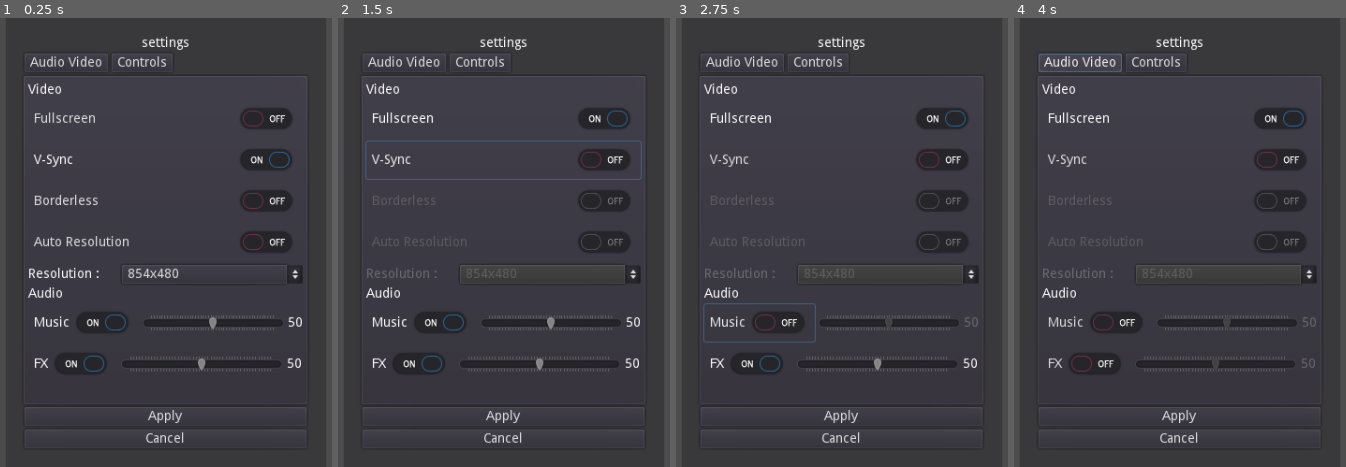
Above: before the commit, frames 1-4 (left to right).
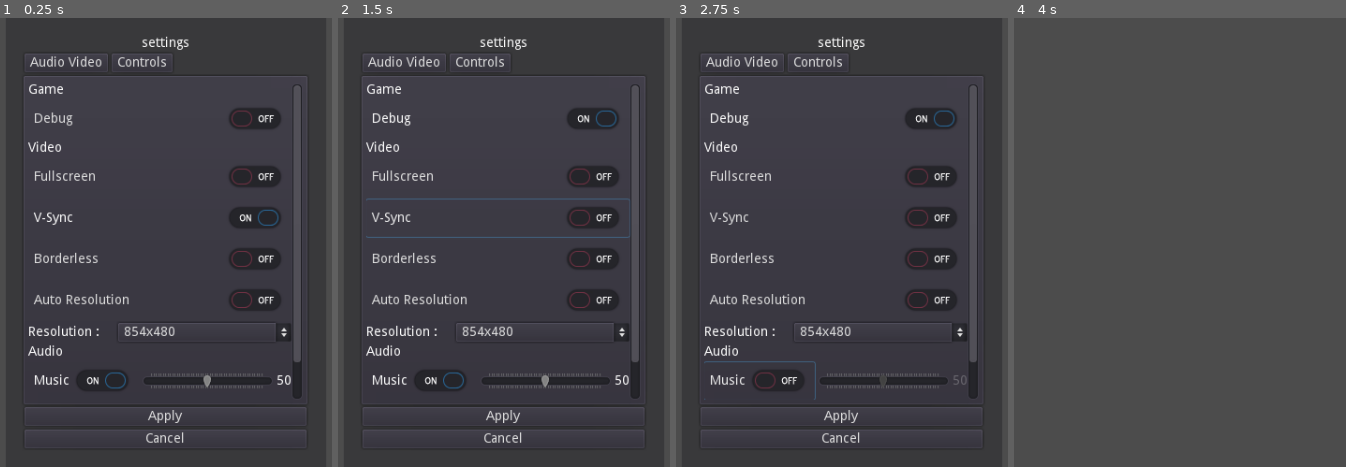
Above: after the commit, the same moments.

Repository: stalematestudio/ss-godot-game-boilerplate
Game: Godot game, scene res://scenes/Settings.tscn
Two runs of this game, one before a commit and one after it. Both use one fixed random seed, a clock stepped at 60 frames per second and the inputs below. This scene is started directly instead of the project's main scene.
Inputs (mouse positions are in pixels of both pictures, inside the frame that each line leads up to):
- Up to frame 1 (0.25 s): no input
- Up to frame 2 (1.5 s): click (497, 116) at 0.5 s, where only the run after the commit has a clickable "Debug"; click "V-Sync" at 1.25 s
- Up to frame 3 (2.75 s): click "Music" at 2 s
- Up to frame 4 (4 s): click "FX" at 2.75 s; click (1080, 62) at 3.5 s, where only the run before the commit has a clickable "Audio Video"

The runs differ from the first frame. In frame 1, 8.7% of the frame differs, in the area x 8-92%, y 14-85%; in frame 2, 9.0%; in frame 3, 8.1%; in frame 4, 11%, in the area x 6-94%, y 4-97%.

Commit message:
Added scroll bar to settings

Diff:
--- /dev/null
+++ b/scenes/Debug.tscn
@@ -0,0 +1,31 @@
+[gd_scene format=2]
+
+[node name="Debug" type="Panel"]
+anchor_left = 0.9
+anchor_right = 1.0
+anchor_bottom = 0.1
+__meta__ = {
+"_edit_use_anchors_": false
+}
+
+[node name="VBoxContainer" type="VBoxContainer" parent="."]
+anchor_right = 1.0
+anchor_bottom = 1.0
+__meta__ = {
+"_edit_use_anchors_": false
+}
+
+[node name="HBoxContainer" type="HBoxContainer" parent="VBoxContainer"]
+margin_right = 85.0
+margin_bottom = 14.0
+
+[node name="FPS_Label" type="Label" parent="VBoxContainer/HBoxContainer"]
+margin_right = 34.0
+margin_bottom = 14.0
+text = "FPS : "
+
+[node name="FPS_Display" type="Label" parent="VBoxContainer/HBoxContainer"]
+margin_left = 38.0
+margin_right = 54.0
+margin_bottom = 14.0
+text = "45"
--- a/scenes/Settings.tscn
+++ b/scenes/Settings.tscn
@@ -63,52 +63,76 @@
 anchor_right = 1.0
 anchor_bottom = 1.0
 margin_left = 4.0
+margin_top = 8.0
 margin_right = -4.0
 margin_bottom = -4.0
 
-[node name="VBC" type="VBoxContainer" parent="VBC/Settings_Tabs/AV_Settings"]
-anchor_right = 1.0
-__meta__ = {
-"_edit_use_anchors_": false
-}
-
-[node name="Video" type="Label" parent="VBC/Settings_Tabs/AV_Settings/VBC"]
-margin_right = 293.0
+[node name="AV_Scroll" type="ScrollContainer" parent="VBC/Settings_Tabs/AV_Settings"]
+anchor_right = 1.0
+anchor_bottom = 1.0
+follow_focus = true
+scroll_horizontal_enabled = false
+__meta__ = {
+"_edit_use_anchors_": false
+}
+
+[node name="AV_VBC" type="VBoxContainer" parent="VBC/Settings_Tabs/AV_Settings/AV_Scroll"]
+margin_right = 281.0
+margin_bottom = 382.0
+size_flags_horizontal = 3
+__meta__ = {
+"_edit_use_anchors_": false
+}
+
+[node name="Game" type="Label" parent="VBC/Settings_Tabs/AV_Settings/AV_Scroll/AV_VBC"]
+margin_right = 281.0
 margin_bottom = 14.0
+text = "Game"
+
+[node name="Debug_CheckButton" type="CheckButton" parent="VBC/Settings_Tabs/AV_Settings/AV_Scroll/AV_VBC"]
+margin_top = 18.0
+margin_right = 281.0
+margin_bottom = 58.0
+text = "Debug"
+
+[node name="Video" type="Label" parent="VBC/Settings_Tabs/AV_Settings/AV_Scroll/AV_VBC"]
+margin_top = 62.0
+margin_right = 281.0
+margin_bottom = 76.0
 text = "Video"
 
-[node name="FullScreen_CheckButton" type="CheckButton" parent="VBC/Settings_Tabs/AV_Settings/VBC"]
-margin_top = 18.0
-margin_right = 293.0
-margin_bottom = 58.0
+[node name="FullScreen_CheckButton" type="CheckButton" parent="VBC/Settings_Tabs/AV_Settings/AV_Scroll/AV_VBC"]
+margin_top = 80.0
+margin_right = 281.0
+margin_bottom = 120.0
 text = "Fullscreen"
 
-[node name="VSync_CheckButton" type="CheckButton" parent="VBC/Settings_Tabs/AV_Settings/VBC"]
-margin_top = 62.0
-margin_right = 293.0
-margin_bottom = 102.0
+[node name="VSync_CheckButton" type="CheckButton" parent="VBC/Settings_Tabs/AV_Settings/AV_Scroll/AV_VBC"]
+margin_top = 124.0
+margin_right = 281.0
+margin_bottom = 164.0
 text = "V-Sync"
 
-[node name="Borderless_CheckButton" type="CheckButton" parent="VBC/Settings_Tabs/AV_Settings/VBC"]
-margin_top = 106.0
-margin_right = 293.0
-margin_bottom = 146.0
+[node name="Borderless_CheckButton" type="CheckButton" parent="VBC/Settings_Tabs/AV_Settings/AV_Scroll/AV_VBC"]
+margin_top = 168.0
+margin_right = 281.0
+margin_bottom = 208.0
 text = "Borderless"
 
-[node name="ResolutionAuto_CheckButton" type="CheckButton" parent="VBC/Settings_Tabs/AV_Settings/VBC"]
-margin_top = 150.0
-margin_right = 293.0
-margin_bottom = 190.0
+[node name="ResolutionAuto_CheckButton" type="CheckButton" parent="VBC/Settings_Tabs/AV_Settings/AV_Scroll/AV_VBC"]
+margin_top = 212.0
+margin_right = 281.0
+margin_bottom = 252.0
 text = "Auto Resolution"
 
-[node name="Resolution_HBC" type="HBoxContainer" parent="VBC/Settings_Tabs/AV_Settings/VBC"]
-margin_top = 194.0
-margin_right = 293.0
-margin_bottom = 214.0
-
-[node name="Resolution_Label" type="Label" parent="VBC/Settings_Tabs/AV_Settings/VBC/Resolution_HBC"]
+[node name="Resolution_HBC" type="HBoxContainer" parent="VBC/Settings_Tabs/AV_Settings/AV_Scroll/AV_VBC"]
+margin_top = 256.0
+margin_right = 281.0
+margin_bottom = 276.0
+
+[node name="Resolution_Label" type="Label" parent="VBC/Settings_Tabs/AV_Settings/AV_Scroll/AV_VBC/Resolution_HBC"]
 margin_top = 3.0
-margin_right = 96.0
+margin_right = 92.0
 margin_bottom = 17.0
 size_flags_horizontal = 3
 size_flags_stretch_ratio = 0.5
@@ -117,25 +141,25 @@
 "_edit_use_anchors_": false
 }
 
-[node name="Resolution_Option" type="OptionButton" parent="VBC/Settings_Tabs/AV_Settings/VBC/Resolution_HBC"]
-margin_left = 100.0
-margin_right = 293.0
+[node name="Resolution_Option" type="OptionButton" parent="VBC/Settings_Tabs/AV_Settings/AV_Scroll/AV_VBC/Resolution_HBC"]
+margin_left = 96.0
+margin_right = 281.0
 margin_bottom = 20.0
 size_flags_horizontal = 3
 
-[node name="Audio" type="Label" parent="VBC/Settings_Tabs/AV_Settings/VBC"]
-margin_top = 218.0
-margin_right = 293.0
-margin_bottom = 232.0
+[node name="Audio" type="Label" parent="VBC/Settings_Tabs/AV_Settings/AV_Scroll/AV_VBC"]
+margin_top = 280.0
+margin_right = 281.0
+margin_bottom = 294.0
 text = "Audio"
 
-[node name="Music_HBC" type="HBoxContainer" parent="VBC/Settings_Tabs/AV_Settings/VBC"]
-margin_top = 236.0
-margin_right = 293.0
-margin_bottom = 276.0
-size_flags_horizontal = 3
-
-[node name="Music_CheckButton" type="CheckButton" parent="VBC/Settings_Tabs/AV_Settings/VBC/Music_HBC"]
+[node name="Music_HBC" type="HBoxContainer" parent="VBC/Settings_Tabs/AV_Settings/AV_Scroll/AV_VBC"]
+margin_top = 298.0
+margin_right = 281.0
+margin_bottom = 338.0
+size_flags_horizontal = 3
+
+[node name="Music_CheckButton" type="CheckButton" parent="VBC/Settings_Tabs/AV_Settings/AV_Scroll/AV_VBC/Music_HBC"]
 margin_right = 118.0
 margin_bottom = 40.0
 size_flags_horizontal = 3
@@ -145,9 +169,9 @@
 "_edit_use_anchors_": false
 }
 
-[node name="Music_Slider" type="HSlider" parent="VBC/Settings_Tabs/AV_Settings/VBC/Music_HBC"]
+[node name="Music_Slider" type="HSlider" parent="VBC/Settings_Tabs/AV_Settings/AV_Scroll/AV_VBC/Music_HBC"]
 margin_left = 122.0
-margin_right = 273.0
+margin_right = 261.0
 margin_bottom = 40.0
 size_flags_horizontal = 3
 size_flags_vertical = 1
@@ -159,9 +183,9 @@
 "_edit_use_anchors_": false
 }
 
-[node name="Music_Value" type="Label" parent="VBC/Settings_Tabs/AV_Settings/VBC/Music_HBC"]
-margin_left = 277.0
-margin_right = 293.0
+[node name="Music_Value" type="Label" parent="VBC/Settings_Tabs/AV_Settings/AV_Scroll/AV_VBC/Music_HBC"]
+margin_left = 265.0
+margin_right = 281.0
 margin_bottom = 40.0
 size_flags_horizontal = 3
 size_flags_vertical = 1
@@ -173,12 +197,12 @@
 "_edit_use_anchors_": false
 }
 
-[node name="FX_HBC" type="HBoxContainer" parent="VBC/Settings_Tabs/AV_Settings/VBC"]
-margin_top = 280.0
-margin_right = 293.0
-margin_bottom = 320.0
-
-[node name="FX_CheckButton" type="CheckButton" parent="VBC/Settings_Tabs/AV_Settings/VBC/FX_HBC"]
+[node name="FX_HBC" type="HBoxContainer" parent="VBC/Settings_Tabs/AV_Settings/AV_Scroll/AV_VBC"]
+margin_top = 342.0
+margin_right = 281.0
+margin_bottom = 382.0
+
+[node name="FX_CheckButton" type="CheckButton" parent="VBC/Settings_Tabs/AV_Settings/AV_Scroll/AV_VBC/FX_HBC"]
 margin_right = 95.0
 margin_bottom = 40.0
 size_flags_horizontal = 3
@@ -188,9 +212,9 @@
 "_edit_use_anchors_": false
 }
 
-[node name="FX_Slider" type="HSlider" parent="VBC/Settings_Tabs/AV_Settings/VBC/FX_HBC"]
+[node name="FX_Slider" type="HSlider" parent="VBC/Settings_Tabs/AV_Settings/AV_Scroll/AV_VBC/FX_HBC"]
 margin_left = 99.0
-margin_right = 271.0
+margin_right = 260.0
 margin_bottom = 40.0
 size_flags_horizontal = 3
 size_flags_vertical = 1
@@ -199,9 +223,9 @@
 rounded = true
 tick_count = 50
 
-[node name="FX_Value" type="Label" parent="VBC/Settings_Tabs/AV_Settings/VBC/FX_HBC"]
-margin_left = 275.0
-margin_right = 293.0
+[node name="FX_Value" type="Label" parent="VBC/Settings_Tabs/AV_Settings/AV_Scroll/AV_VBC/FX_HBC"]
+margin_left = 264.0
+margin_right = 281.0
 margin_bottom = 40.0
 size_flags_horizontal = 3
 size_flags_vertical = 1
@@ -218,9 +242,16 @@
 anchor_right = 1.0
 anchor_bottom = 1.0
 margin_left = 4.0
+margin_top = 8.0
 margin_right = -4.0
 margin_bottom = -4.0
 
+[node name="ScrollContainer" type="ScrollContainer" parent="VBC/Settings_Tabs/Controls"]
+margin_right = 40.0
+margin_bottom = 40.0
+
+[node name="VBoxContainer" type="VBoxContainer" parent="VBC/Settings_Tabs/Controls/ScrollContainer"]
+
 [node name="Apply" type="Button" parent="VBC"]
 margin_top = 396.0
 margin_right = 301.0
--- a/scripts/ConfigManager.gd
+++ b/scripts/ConfigManager.gd
@@ -14,6 +14,9 @@
 		]
 
 var config_data = {
+		"game":{
+			"debug":false
+		},
 		"video":{
 				"fullscreen": false,
 				"borderless": false,
--- a/scripts/Settings.gd
+++ b/scripts/Settings.gd
@@ -40,20 +40,20 @@
 	gui_cancel = $VBC/Cancel
 
 	# Video
-	gui_fullscreen = $VBC/Settings_Tabs/AV_Settings/VBC/FullScreen_CheckButton
-	gui_vsync = $VBC/Settings_Tabs/AV_Settings/VBC/VSync_CheckButton
-	gui_borderless = $VBC/Settings_Tabs/AV_Settings/VBC/Borderless_CheckButton
-	gui_resolution_auto = $VBC/Settings_Tabs/AV_Settings/VBC/ResolutionAuto_CheckButton
-	gui_resolution_label = $VBC/Settings_Tabs/AV_Settings/VBC/Resolution_HBC/Resolution_Label
-	gui_resolution_option = $VBC/Settings_Tabs/AV_Settings/VBC/Resolution_HBC/Resolution_Option
+	gui_fullscreen = $VBC/Settings_Tabs/AV_Settings/AV_Scroll/AV_VBC/FullScreen_CheckButton
+	gui_vsync = $VBC/Settings_Tabs/AV_Settings/AV_Scroll/AV_VBC/VSync_CheckButton
+	gui_borderless = $VBC/Settings_Tabs/AV_Settings/AV_Scroll/AV_VBC/Borderless_CheckButton
+	gui_resolution_auto = $VBC/Settings_Tabs/AV_Settings/AV_Scroll/AV_VBC/ResolutionAuto_CheckButton
+	gui_resolution_label = $VBC/Settings_Tabs/AV_Settings/AV_Scroll/AV_VBC/Resolution_HBC/Resolution_Label
+	gui_resolution_option = $VBC/Settings_Tabs/AV_Settings/AV_Scroll/AV_VBC/Resolution_HBC/Resolution_Option
 
 	# Audio
-	gui_music = $VBC/Settings_Tabs/AV_Settings/VBC/Music_HBC/Music_CheckButton
-	gui_music_slider = $VBC/Settings_Tabs/AV_Settings/VBC/Music_HBC/Music_Slider
-	gui_music_display = $VBC/Settings_Tabs/AV_Settings/VBC/Music_HBC/Music_Value
-	gui_fx = $VBC/Settings_Tabs/AV_Settings/VBC/FX_HBC/FX_CheckButton
-	gui_fx_slider = $VBC/Settings_Tabs/AV_Settings/VBC/FX_HBC/FX_Slider
-	gui_fx_display = $VBC/Settings_Tabs/AV_Settings/VBC/FX_HBC/FX_Value
+	gui_music = $VBC/Settings_Tabs/AV_Settings/AV_Scroll/AV_VBC/Music_HBC/Music_CheckButton
+	gui_music_slider = $VBC/Settings_Tabs/AV_Settings/AV_Scroll/AV_VBC/Music_HBC/Music_Slider
+	gui_music_display = $VBC/Settings_Tabs/AV_Settings/AV_Scroll/AV_VBC/Music_HBC/Music_Value
+	gui_fx = $VBC/Settings_Tabs/AV_Settings/AV_Scroll/AV_VBC/FX_HBC/FX_CheckButton
+	gui_fx_slider = $VBC/Settings_Tabs/AV_Settings/AV_Scroll/AV_VBC/FX_HBC/FX_Slider
+	gui_fx_display = $VBC/Settings_Tabs/AV_Settings/AV_Scroll/AV_VBC/FX_HBC/FX_Value
 
 	# Set Settings Menu
 	gui_av_tab.connect("pressed", self, "settings_menu_tab_switch", [0])
